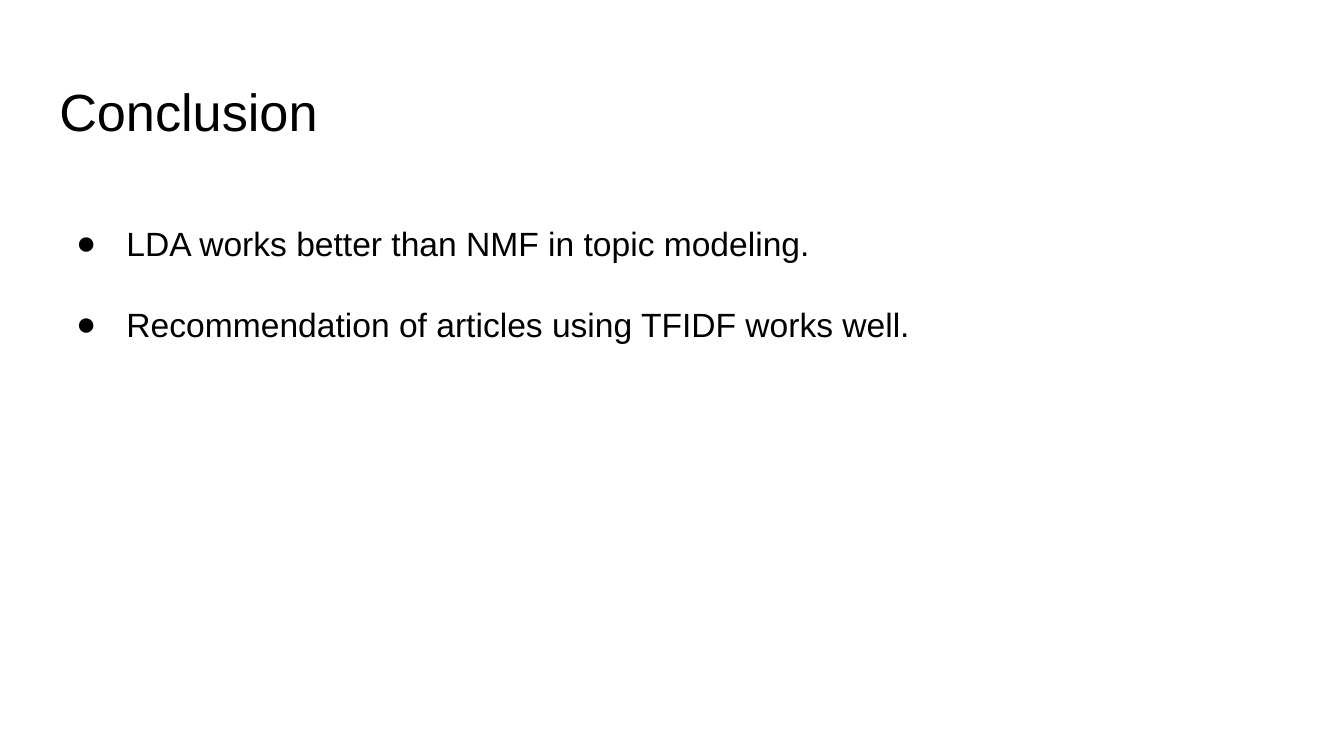
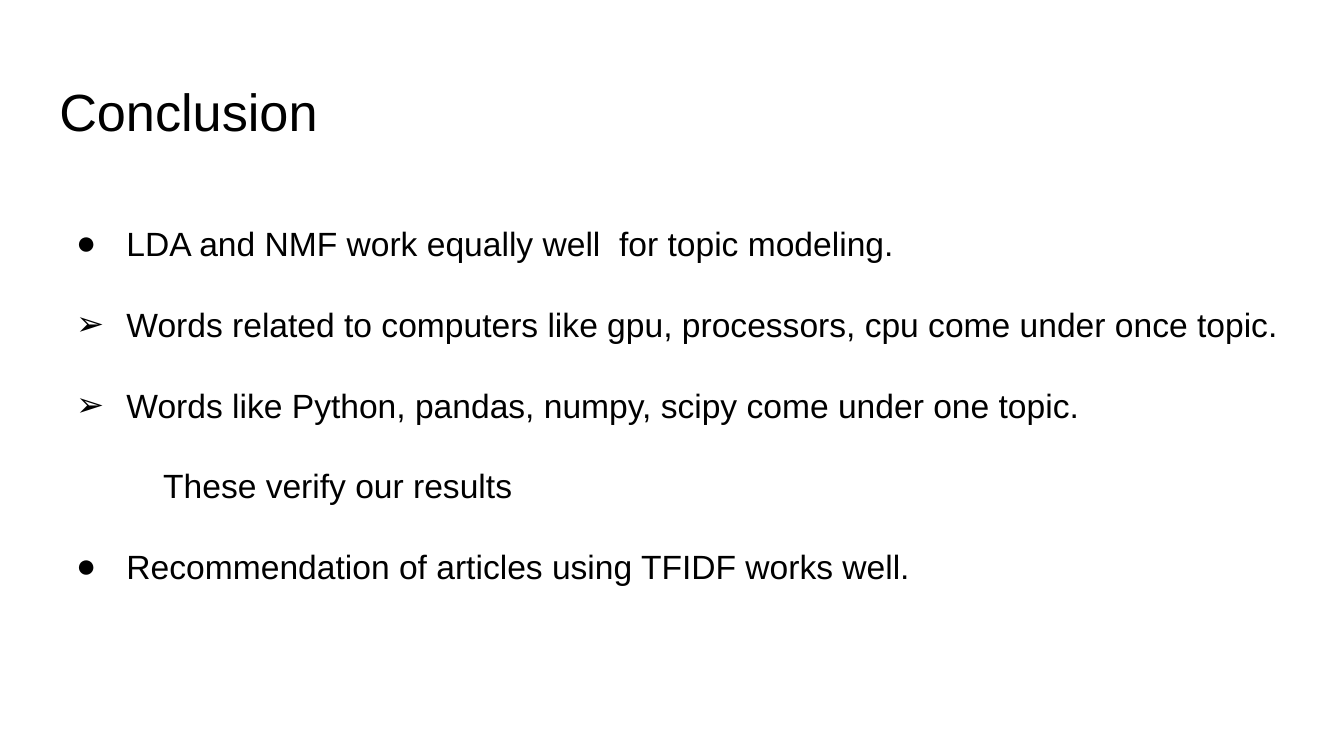
Before and after one commit to nsinha280/nlp_medium_articles, a slide deck: slide 9 of NLP_final_project_Nimesh_Sinha.pptx (slide 8 before the commit). Drawn at 1344x756 pixels with LibreOffice and Linux fonts; fonts in the diff are those of the drawing. Boxes give left, top, right and bottom in pixels: in the first picture for what was removed or moved away, otherwise in the second. Text is boxed around its words. In the diff, an @@ line names an element or a change of style, - is before the commit and + after.

Commit message:
changed ppt

```diff
--- a/NLP_final_project_Nimesh_Sinha.pptx
+++ b/NLP_final_project_Nimesh_Sinha.pptx
@@ text at (126,231,1277,504): text changed @@
-● LDA works better than NMF in topic modeling.
+● LDA and NMF work equally well for topic modeling.
+➢ Words related to computers like gpu, processors, cpu come under once topic.
+➢ Words like Python, pandas, numpy, scipy come under one topic. These verify our results
```
Also in this commit, not shown: 1 other slide changed, 1 slide added.
